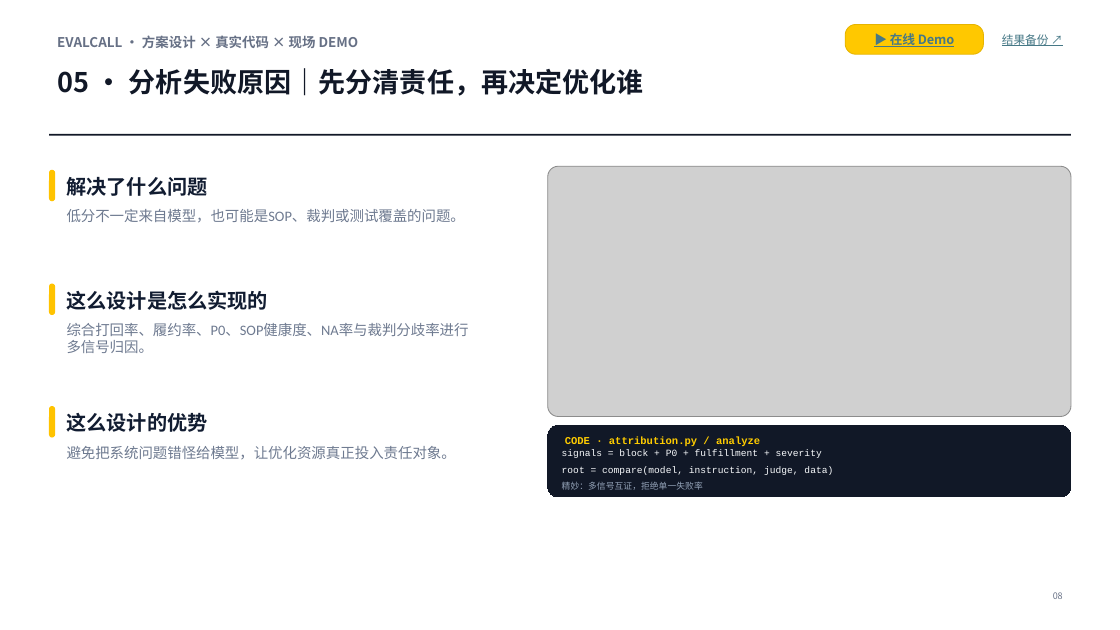
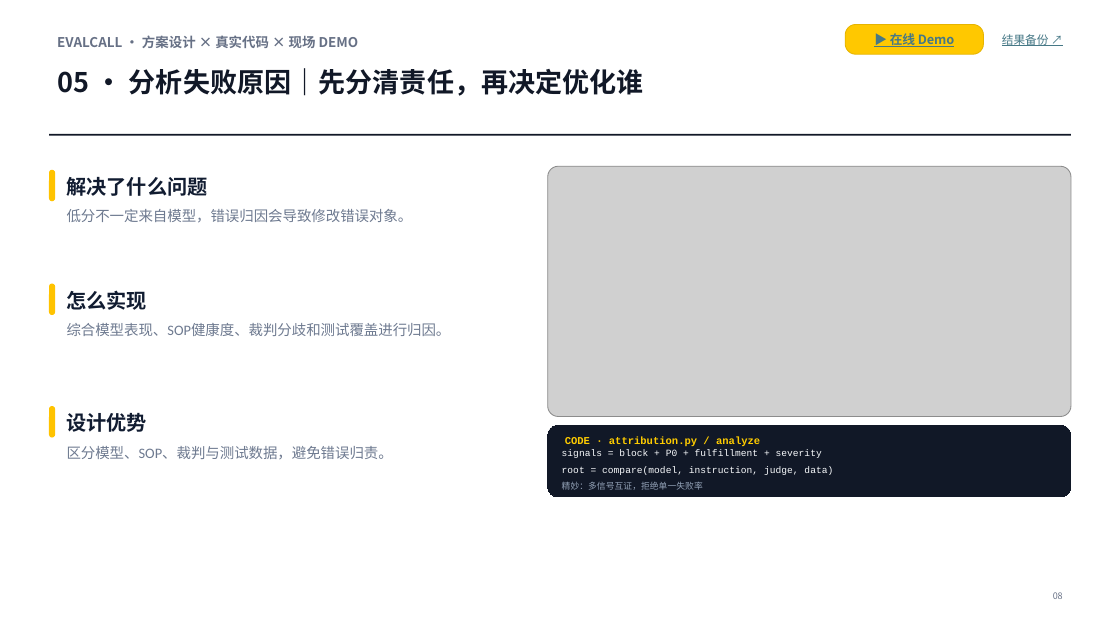
Before and after one commit to kaijie0074-art/evalcall, a slide deck: slide 8 of submission/EvalCall决赛提交包-20260715/01_EvalCall决赛PPT-最终提交版.pptx. Drawn at 1120x630 pixels with LibreOffice and Linux fonts; fonts in the diff are those of the drawing; grey boxes stand for pictures. Boxes give left, top, right and bottom in pixels: in the first picture for what was removed or moved away, otherwise in the second. Text is boxed around its words. In the diff, an @@ line names an element or a change of style, - is before the commit and + after.

```diff
--- a/submission/EvalCall决赛提交包-20260715/01_EvalCall决赛PPT-最终提交版.pptx
+++ b/submission/EvalCall决赛提交包-20260715/01_EvalCall决赛PPT-最终提交版.pptx
@@ text at [67,209,413,223]: text changed @@
-低分不一定来自模型，也可能是SOP、裁判或测试覆盖的问题。
+低分不一定来自模型，错误归因会导致修改错误对象。
@@ text at [67,290,148,310]: text changed @@
-这么设计是怎么实现的
+怎么实现
@@ text at [67,323,451,336]: text changed @@
-综合打回率、履约率、P0、SOP健康度、NA率与裁判分歧率进行多信号归因。
+综合模型表现、SOP健康度、裁判分歧和测试覆盖进行归因。
@@ text at [67,413,148,432]: text changed @@
-这么设计的优势
+设计优势
@@ text at [67,446,393,459]: text changed @@
-避免把系统问题错怪给模型，让优化资源真正投入责任对象。
+区分模型、SOP、裁判与测试数据，避免错误归责。
```
Also in this commit, not shown: 5 other slides changed, 2 other files.
